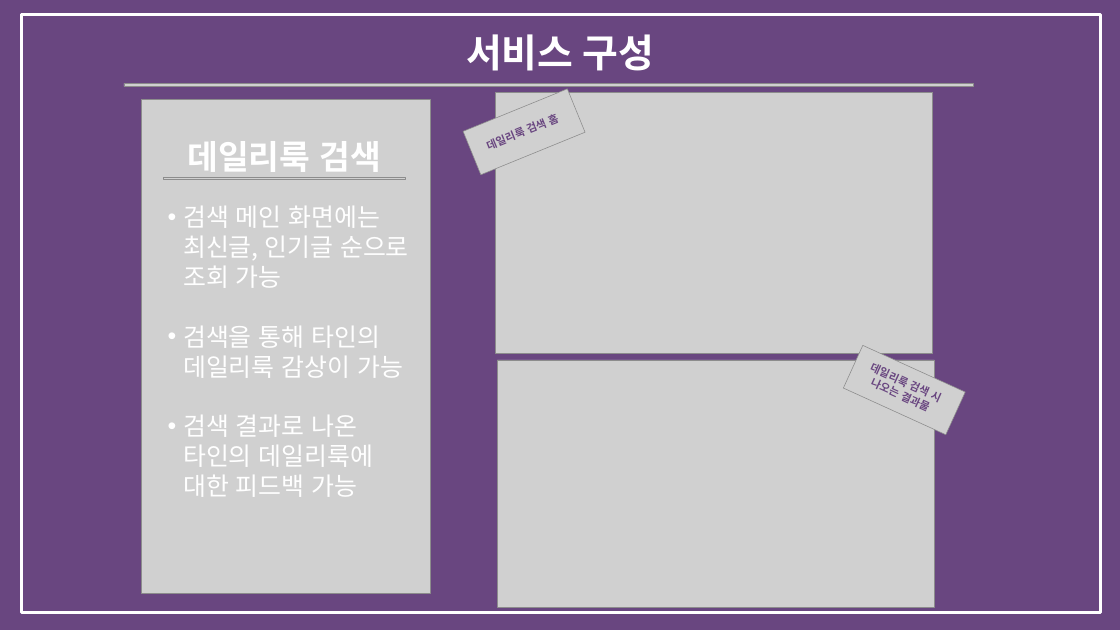
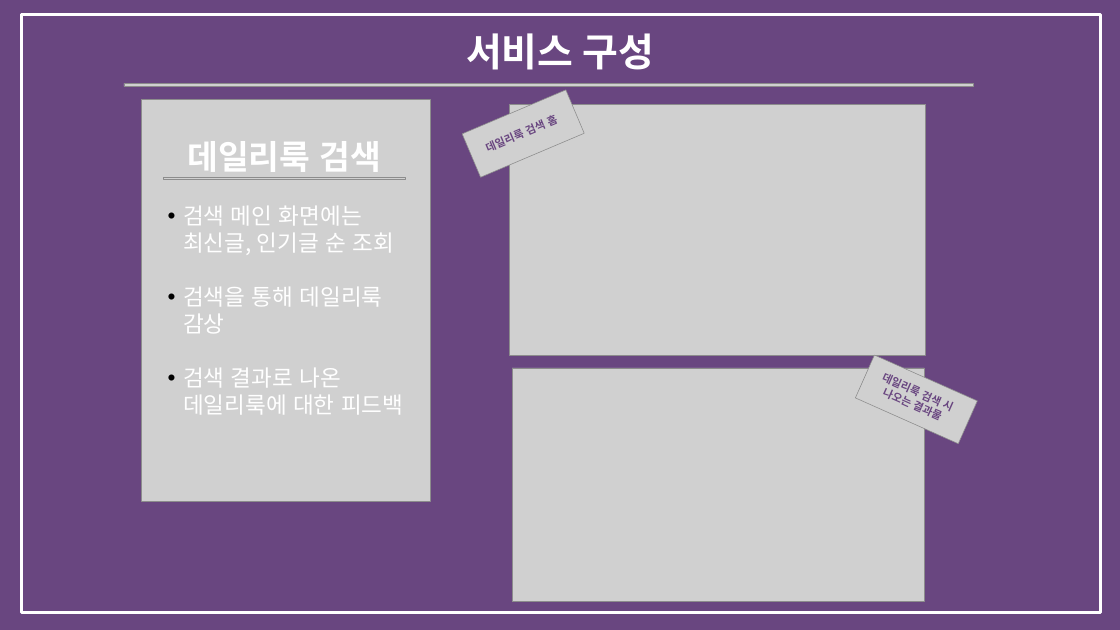
Before and after one commit to bitnarii/YMPM, a slide deck: slide 9 of 기획서/5조 Fit-back.pptx. Drawn at 1120x630 pixels with LibreOffice and Linux fonts; fonts in the diff are those of the drawing; grey boxes stand for pictures. Boxes give left, top, right and bottom in pixels: in the first picture for what was removed or moved away, otherwise in the second. Text is boxed around its words. In the diff, an @@ line names an element or a change of style, - is before the commit and + after.

```diff
--- a/기획서/5조 Fit-back.pptx
+++ b/기획서/5조 Fit-back.pptx
@@ picture: place and size @@
-picture at bbox=[142, 99, 431, 593]
+picture at bbox=[142, 99, 431, 501]
@@ picture: place and size @@
-picture at bbox=[496, 92, 932, 353]
+picture at bbox=[509, 105, 926, 356]
@@ text "데일리룩 검색" rewrapped from bbox=[183, 356, 275, 437] to bbox=[183, 287, 383, 387] @@
@@ text at bbox=[183, 206, 403, 414]: text changed; size 32 to 29 pt @@
-• 검색 메인 화면에는 최신글, 인기글 순으로 조회 가능
-• 검색을 통해 타인의 데일리룩 감상이 가능
-• 검색 결과로 나온 타인의 데일리룩에 대한 피드백 가능
+• 검색 메인 화면에는 최신글, 인기글 순 조회
+• 검색을 통해 데일리룩 감상
+• 검색 결과로 나온 데일리룩에 대한 피드백
@@ text "데일리룩 검색 시": place and size @@
-text "데일리룩 검색 시" at bbox=[869, 363, 939, 411]
+text "데일리룩 검색 시" at bbox=[881, 373, 951, 420]
@@ picture: place and size @@
-picture at bbox=[843, 346, 965, 435]
+picture at bbox=[855, 355, 977, 444]
@@ picture: place and size @@
-picture at bbox=[497, 360, 934, 607]
+picture at bbox=[512, 368, 925, 601]
```
Also in this commit, not shown: 2 other slides changed, 6 slides added, 1 slide removed.
